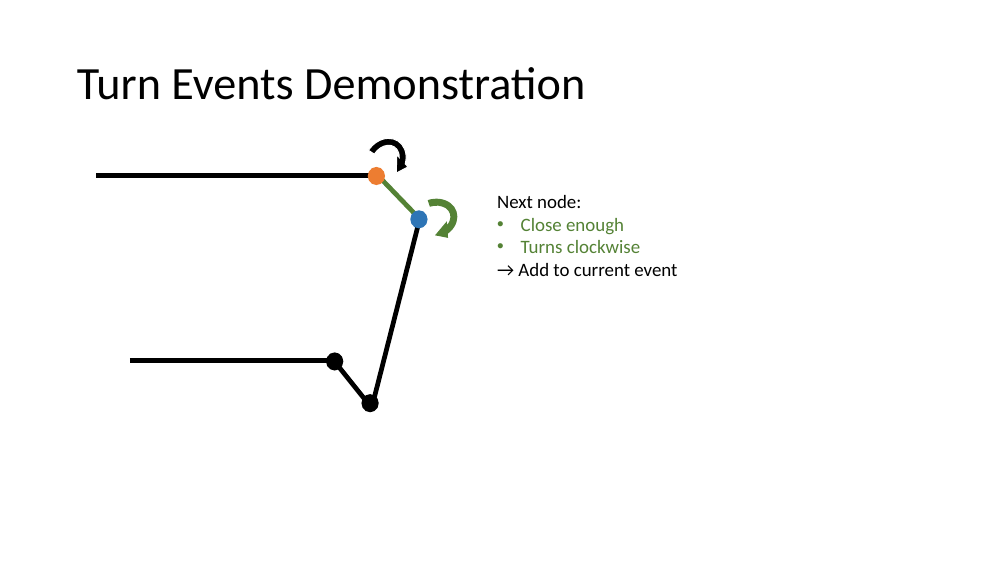
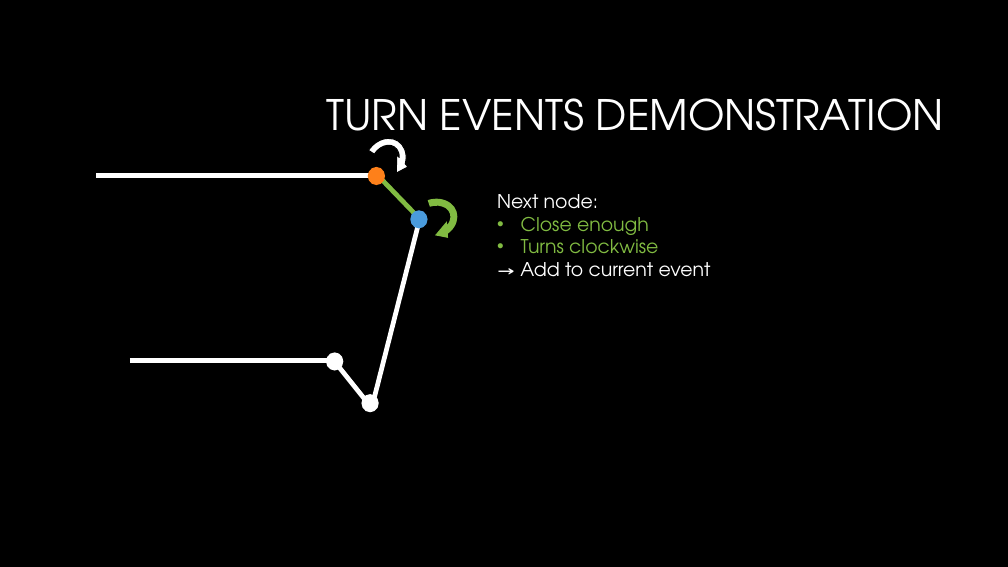
Before and after one commit to jdewaen/PathPlanner, a slide deck: slide 46 of report/final-presentation.pptx (slide 43 before the commit). Drawn at 1008x567 pixels with LibreOffice and Linux fonts; fonts in the diff are those of the drawing; background and template pictures are left out. Boxes give left, top, right and bottom in pixels: in the first picture for what was removed or moved away, otherwise in the second. Text is boxed around its words. In the diff, an @@ line names an element or a change of style, - is before the commit and + after.

```diff
--- a/report/final-presentation.pptx
+++ b/report/final-presentation.pptx
@@ background #FFFFFF to #000000 @@
@@ title at <box>327,98,944,149</box>: text changed; size 44 to 40 pt; font Calibri to TeX Gyre Adventor; text colour #000000 to #FFFFFF @@
-Turn Events Demonstration
+TURN EVENTS DEMONSTRATION
@@ circular arrow at <box>349,124,422,199</box>: fill #000000 to #FFFFFF; outline #FFFFFF 1 pt to #000000 1 pt @@
@@ line (96, 175) - (378, 175): stroke #000000 4.5 pt to #FFFFFF 4.5 pt @@
@@ ellipse at <box>368,167,385,185</box>: fill #ED7D31 to #FE801A @@
@@ line (420, 219) - (378, 175): stroke #548235 4.5 pt to #81BB42 4.5 pt @@
@@ circular arrow at <box>399,187,469,252</box>: fill #548235 to #81BB42 @@
@@ text "Next node:" at <box>497,194,711,277</box>: font Calibri to TeX Gyre Adventor; text colour #000000 to #FFFFFF in "Next node:", "→ Add to current event"; text colour #548235 to #81BB42 in "Close enough", "Turns clockwise" @@
@@ line (372, 408) - (420, 219): stroke #000000 4.5 pt to #FFFFFF 4.5 pt @@
@@ ellipse at <box>411,210,428,228</box>: fill #2E75B6 to #4A9BDC @@
@@ ellipse at <box>326,352,343,371</box>: fill #000000 to #FFFFFF @@
@@ line (130, 361) - (334, 361): stroke #000000 4.5 pt to #FFFFFF 4.5 pt @@
@@ line (334, 361) - (372, 408): stroke #000000 4.5 pt to #FFFFFF 4.5 pt @@
@@ ellipse at <box>361,394,379,412</box>: fill #000000 to #FFFFFF @@
```
Also in this commit, not shown: 70 other slides changed, 14 slides added, 10 slides removed, 12 other files.
